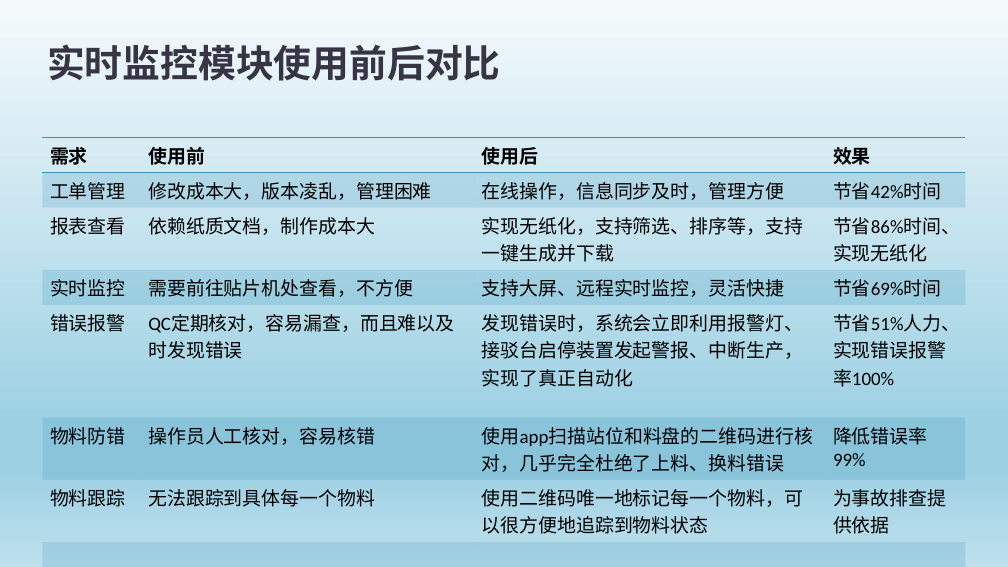
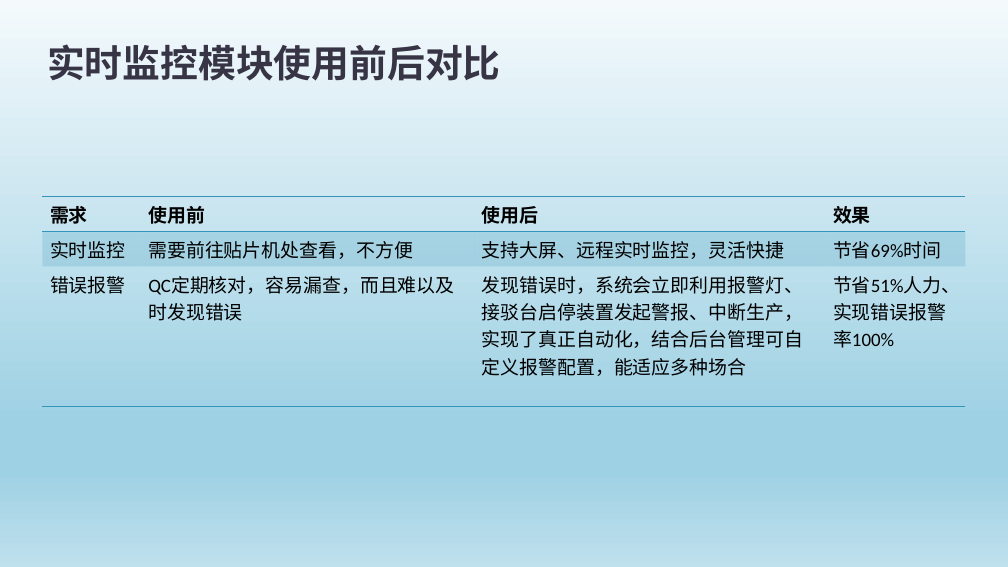
Before and after one commit to jiwoon/SMT_EPS, a slide deck: slide 18 of doc/SMT防错料系统-20180408.pptx (slide 19 before the commit). Drawn at 1008x567 pixels with LibreOffice and Linux fonts; fonts in the diff are those of the drawing. Boxes give left, top, right and bottom in pixels: in the first picture for what was removed or moved away, otherwise in the second. Text is boxed around its words. In the diff, an @@ line names an element or a change of style, - is before the commit and + after.

Commit message:
更新了SMT防错料系统ppt

```diff
--- a/doc/SMT防错料系统-20180408.pptx
+++ b/doc/SMT防错料系统-20180408.pptx
@@ table at [42,197,966,380] @@
-row 2: 工单管理 | 修改成本大，版本凌乱，管理困难 | 在线操作，信息同步及时，管理方便 | 节省42%时间
-row 3: 报表查看 | 依赖纸质文档，制作成本大 | 实现无纸化，支持筛选、排序等，支持一键生成并下载 | 节省86%时间、实现无纸化
-row 5: 错误报警 | QC定期核对，容易漏查，而且难以及时发现错误 | 发现错误时，系统会立即利用报警灯、接驳台启停装置发起警报、中断生产，实现了真正自动化 | 节省51%人力、实现错误报警率100%
-row 6: 物料防错 | 操作员人工核对，容易核错 | 使用app扫描站位和料盘的二维码进行核对，几乎完全杜绝了上料、换料错误 | 降低错误率99%
-row 7: 物料跟踪 | 无法跟踪到具体每一个物料 | 使用二维码唯一地标记每一个物料，可以很方便地追踪到物料状态 | 为事故排查提供依据
-row 8:  |  |  | 
+row 3: 错误报警 | QC定期核对，容易漏查，而且难以及时发现错误 | 发现错误时，系统会立即利用报警灯、接驳台启停装置发起警报、中断生产，实现了真正自动化，结合后台管理可自定义报警配置，能适应多种场合 | 节省51%人力、实现错误报警率100%
@@ table: place and size @@
-table at [42,138,966,538]
+table at [42,197,966,380]
```
Also in this commit, not shown: 5 other slides changed, 1 slide added, 4 slides removed, 3 other files.
